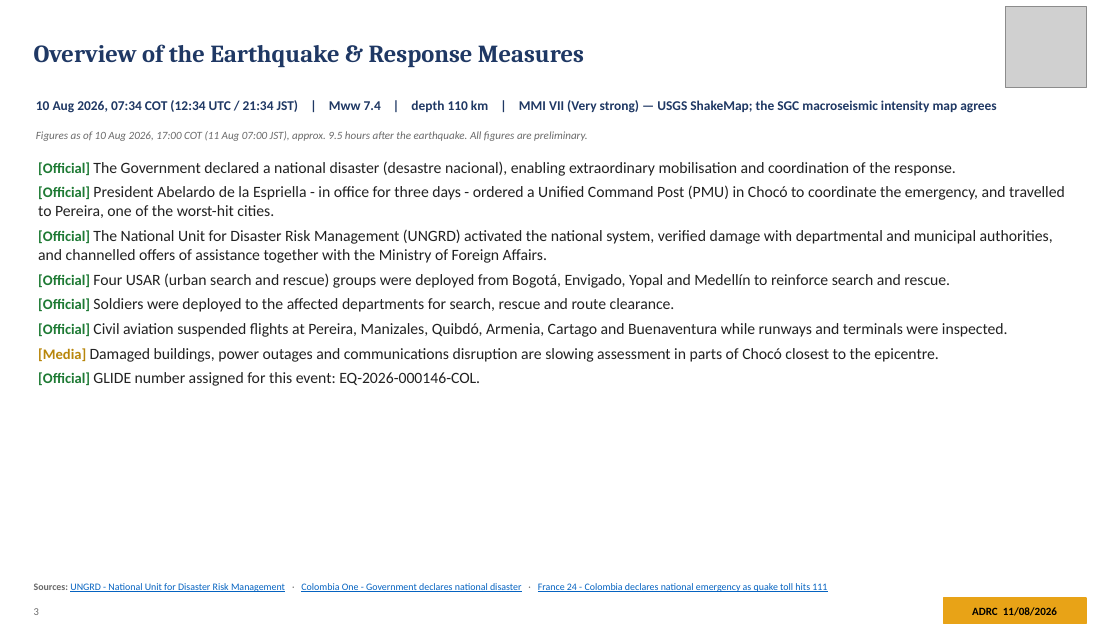
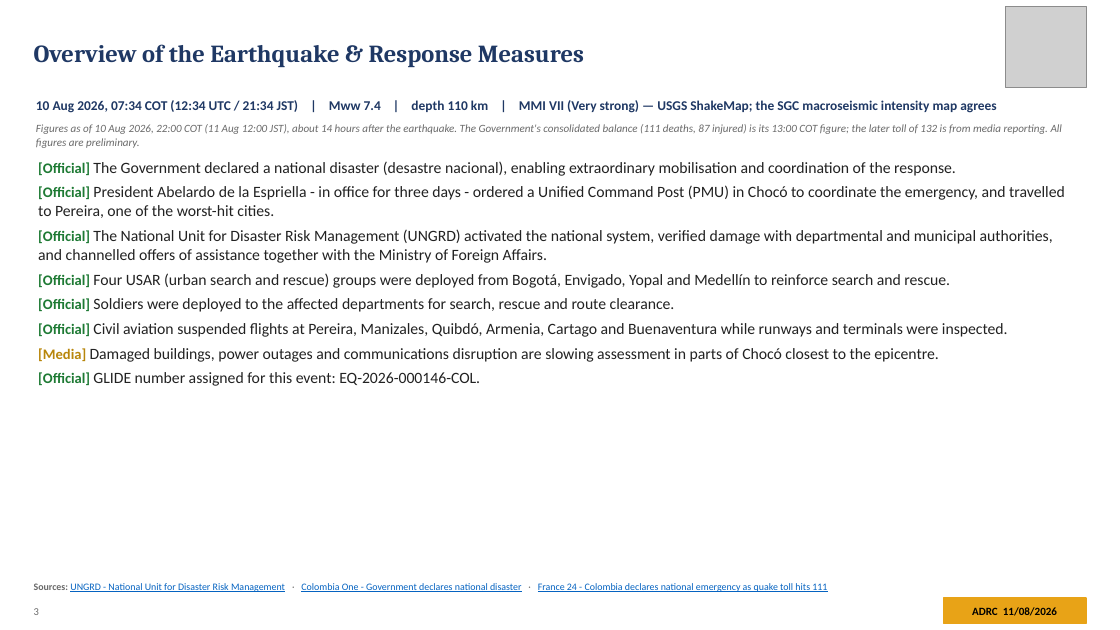
Before and after one commit to kochobi-max/whatsmap, a slide deck: slide 3 of reports/colombia_eq_20260810/output/ADRC_EQ_COL_Choco_20260810_EN.pptx. Drawn at 1120x630 pixels with LibreOffice and Linux fonts; fonts in the diff are those of the drawing; grey boxes stand for pictures. Boxes give left, top, right and bottom in pixels: in the first picture for what was removed or moved away, otherwise in the second. Text is boxed around its words. In the diff, an @@ line names an element or a change of style, - is before the commit and + after.

```diff
--- a/reports/colombia_eq_20260810/output/ADRC_EQ_COL_Choco_20260810_EN.pptx
+++ b/reports/colombia_eq_20260810/output/ADRC_EQ_COL_Choco_20260810_EN.pptx
@@ text at box(36, 124, 1062, 148): text changed @@
-Figures as of 10 Aug 2026, 17:00 COT (11 Aug 07:00 JST), approx. 9.5 hours after the earthquake. All figures are preliminary.
+Figures as of 10 Aug 2026, 22:00 COT (11 Aug 12:00 JST), about 14 hours after the earthquake. The Government's consolidated balance (111 deaths, 87 injured) is its 13:00 COT figure; the later toll of 132 is from media reporting. All figures are preliminary.
```
Also in this commit, not shown: 11 other slides changed, 7 other files.
